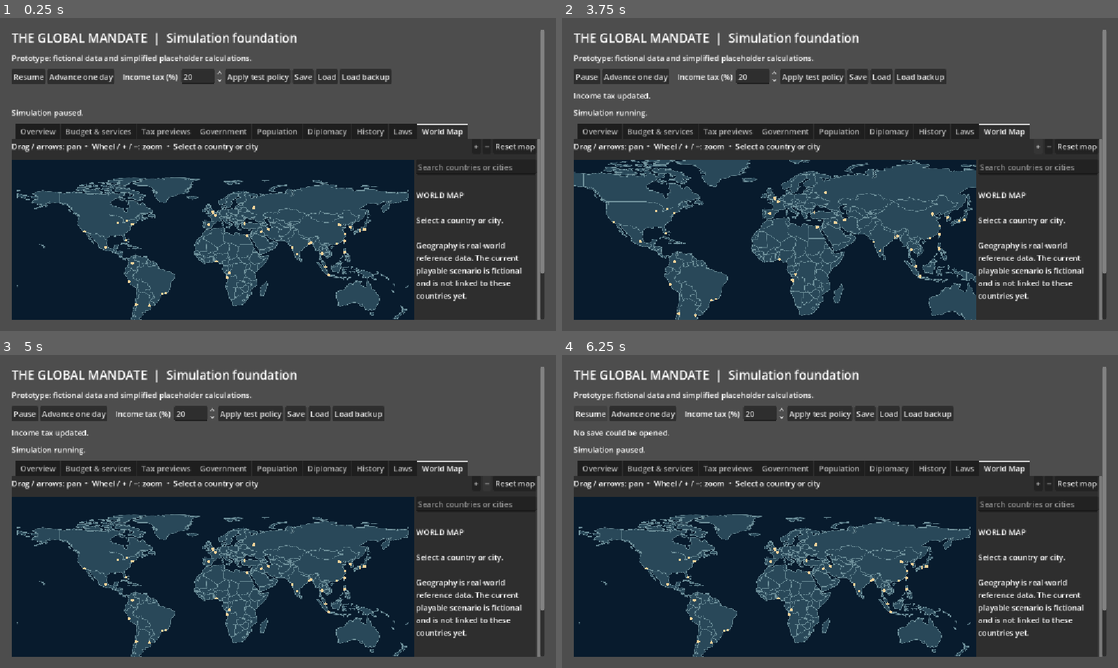
Above: before the commit, frames 1-4 (two rows, left to right).
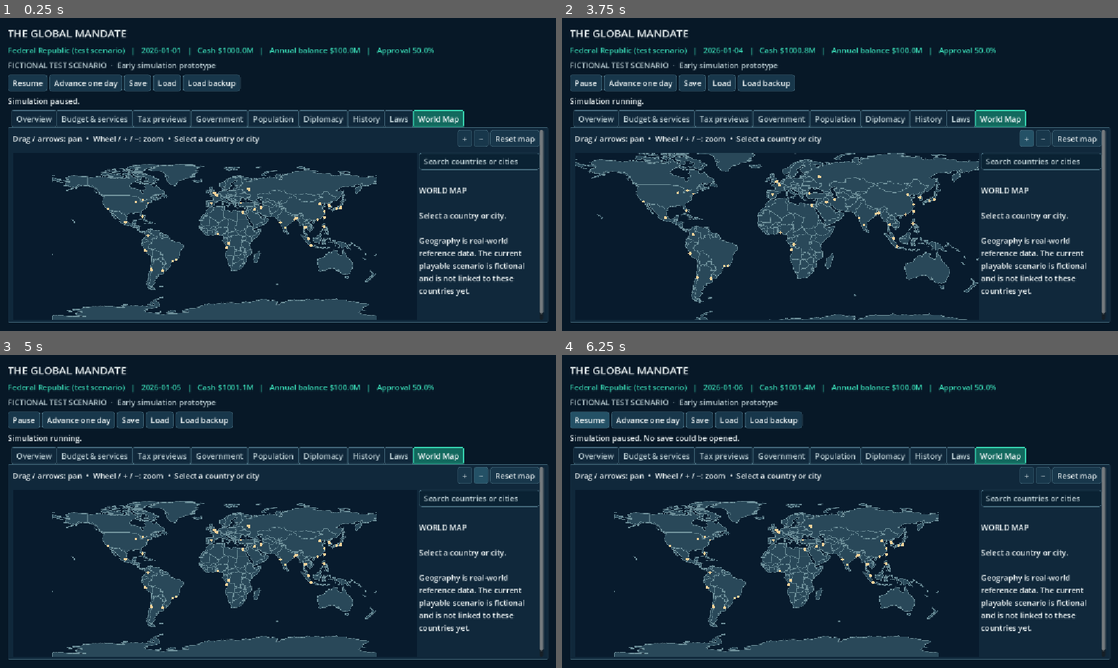
Above: after the commit, the same moments.

Repository: bhavishyadash/the-global-mandate
Game: Godot game, scene res://main.tscn
Two runs of this game, one before a commit and one after it. Both use one fixed random seed, a clock stepped at 60 frames per second and the inputs below.
Inputs (mouse positions are in pixels of both pictures, inside the frame that each line leads up to):
- Up to frame 1 (0.25 s): no input
- Up to frame 2 (3.75 s): click (817, 77) at 0.5 s, where only the run before the commit has a clickable "Apply test policy"; click "Resume" at 1.25 s; click (812, 77) at 2 s, where only the run before the commit has a clickable "Apply test policy"; click "Advance one day" at 2.75 s; click "+" at 3.5 s
- Up to frame 3 (5 s): click "−" at 4.25 s
- Up to frame 4 (6.25 s): click "Load backup" at 5 s; click "Pause" at 5.75 s

The runs differ from the first frame. In frame 1, 77% of the frame differs, in the area x 0-100%, y 0-100%; in frame 2, 77%; in frame 3, 77%; in frame 4, 77%.

Commit message:
Add navy and teal government interface theme

Diff:
--- a/tests/ui_test.gd
+++ b/tests/ui_test.gd
@@ -9,6 +9,7 @@
 	root.add_child(screen)
 	screen.set_process(false)
 	assert(screen.dashboard_tabs.get_tab_count() == 9)
+	assert("2026-01-01" in screen.government_status.text and "Approval 50.0%" in screen.government_status.text)
 	assert(screen.dashboard_tabs.get_tab_title(8) == "World Map")
 	assert(screen.world_map.load_error.is_empty() and screen.world_map.countries.size() >= 170)
 	screen.world_map.size = Vector2(1000, 500)
@@ -99,6 +100,7 @@
 	assert(is_equal_approx(screen.world.country.income_tax_rate, 0.20))
 	screen._apply_tax()
 	assert(is_equal_approx(screen.world.country.approval, 8.0))
+	assert("Approval 8.0%" in screen.government_status.text)
 	screen.additional_tax.value = 10
 	assert("CONSUMPTION" in screen.additional_tax_preview.text)
 	assert(is_zero_approx(screen.world.country.consumption_tax_rate))
--- /dev/null
+++ b/ui/government_theme.gd
@@ -0,0 +1,60 @@
+extends RefCounted
+
+const BACKGROUND := Color("071827")
+const PANEL := Color("10283b")
+const SURFACE := Color("18374b")
+const BORDER := Color("426779")
+const TEXT := Color("edf4f5")
+const MUTED := Color("b7cad0")
+const ACCENT := Color("37d3b0")
+
+static func _box(fill: Color, border: Color = BORDER, radius: int = 5) -> StyleBoxFlat:
+	var style := StyleBoxFlat.new()
+	style.bg_color = fill
+	style.border_color = border
+	style.set_border_width_all(1)
+	style.set_corner_radius_all(radius)
+	style.content_margin_left = 10
+	style.content_margin_right = 10
+	style.content_margin_top = 6
+	style.content_margin_bottom = 6
+	return style
+
+static func create() -> Theme:
+	var theme := Theme.new()
+	theme.default_font_size = 16
+	theme.set_color("font_color", "Label", TEXT)
+	for type in ["Button", "OptionButton"]:
+		for state in ["normal", "hover", "pressed", "disabled"]:
+			var fill := SURFACE
+			if state == "hover":
+				fill = Color("245166")
+			elif state == "pressed":
+				fill = Color("12695e")
+			elif state == "disabled":
+				fill = Color("1b303b")
+			theme.set_stylebox(state, type, _box(fill))
+		for item in ["font_color", "font_hover_color", "font_pressed_color", "font_focus_color"]:
+			theme.set_color(item, type, TEXT)
+		theme.set_color("font_disabled_color", type, MUTED.darkened(0.25))
+	var focus := _box(Color(0, 0, 0, 0), ACCENT)
+	focus.draw_center = false
+	focus.set_border_width_all(2)
+	theme.set_stylebox("focus", "Button", focus)
+	theme.set_stylebox("focus", "LineEdit", focus)
+	for type in ["LineEdit", "TextEdit"]:
+		theme.set_stylebox("normal", type, _box(Color("0a2233")))
+		theme.set_color("font_color", type, TEXT)
+		theme.set_color("font_placeholder_color", type, MUTED)
+	theme.set_stylebox("panel", "ItemList", _box(Color("0a2233")))
+	theme.set_stylebox("selected", "ItemList", _box(Color("15594f"), ACCENT))
+	theme.set_color("font_color", "ItemList", TEXT)
+	theme.set_color("font_selected_color", "ItemList", TEXT)
+	theme.set_stylebox("panel", "TabContainer", _box(PANEL, BORDER, 2))
+	theme.set_stylebox("tab_unselected", "TabContainer", _box(Color("10283b"), BORDER, 2))
+	theme.set_stylebox("tab_hovered", "TabContainer", _box(Color("234b5b"), ACCENT, 2))
+	theme.set_stylebox("tab_selected", "TabContainer", _box(Color("12695e"), ACCENT, 2))
+	theme.set_color("font_selected_color", "TabContainer", TEXT)
+	theme.set_color("font_unselected_color", "TabContainer", MUTED)
+	theme.set_color("font_hovered_color", "TabContainer", TEXT)
+	return theme
--- a/ui/main.gd
+++ b/ui/main.gd
@@ -4,6 +4,7 @@
 const Decisions = preload("res://simulation/decisions.gd")
 const Diagnostics = preload("res://simulation/diagnostics.gd")
 const WorldMap = preload("res://ui/world_map.gd")
+const GovernmentTheme = preload("res://ui/government_theme.gd")
 const SCENARIOS := [
 	{"id": "test_republic", "name": "Federal Republic (fictional)", "path": "res://data/scenarios/test_republic.json"},
 	{"id": "coastal_test", "name": "Coastal Republic (fictional)", "path": "res://data/scenarios/coastal_test.json"},
@@ -55,9 +56,16 @@
 var map_search: LineEdit
 var map_results: ItemList
 var map_search_status: Label
+var government_status: Label
 const SAVE_PATH := "user://prototype_save.json"
 
 func _ready() -> void:
+	theme = GovernmentTheme.create()
+	var background := ColorRect.new()
+	background.color = GovernmentTheme.BACKGROUND
+	background.set_anchors_and_offsets_preset(Control.PRESET_FULL_RECT)
+	background.mouse_filter = Control.MOUSE_FILTER_IGNORE
+	add_child(background)
 	if not world.initialization_error.is_empty():
 		var failure := Label.new()
 		failure.text = "Cannot start: the default scenario is missing or invalid. " + world.initialization_error
@@ -68,20 +76,25 @@
 	var margin := MarginContainer.new()
 	margin.set_anchors_and_offsets_preset(Control.PRESET_FULL_RECT)
 	for edge in ["margin_left", "margin_top", "margin_right", "margin_bottom"]:
-		margin.add_theme_constant_override(edge, 24)
+		margin.add_theme_constant_override(edge, 16)
 	add_child(margin)
 	var scroll := ScrollContainer.new()
 	margin.add_child(scroll)
 	var layout := VBoxContainer.new()
 	layout.size_flags_horizontal = Control.SIZE_EXPAND_FILL
-	layout.add_theme_constant_override("separation", 12)
+	layout.add_theme_constant_override("separation", 8)
 	scroll.add_child(layout)
 	var title := Label.new()
-	title.text = "THE GLOBAL MANDATE  |  Simulation foundation"
-	title.add_theme_font_size_override("font_size", 25)
+	title.text = "THE GLOBAL MANDATE"
+	title.add_theme_font_size_override("font_size", 22)
 	layout.add_child(title)
+	government_status = Label.new()
+	government_status.autowrap_mode = TextServer.AUTOWRAP_WORD_SMART
+	government_status.add_theme_color_override("font_color", GovernmentTheme.ACCENT)
+	layout.add_child(government_status)
 	var notice := Label.new()
-	notice.text = "Prototype: fictional data and simplified placeholder calculations."
+	notice.text = "FICTIONAL TEST SCENARIO  ·  Early simulation prototype"
+	notice.add_theme_color_override("font_color", GovernmentTheme.MUTED)
 	layout.add_child(notice)
 	summary = Label.new()
 	layout.add_child(summary)
@@ -96,7 +109,7 @@
 	next_day.pressed.connect(_advance_day)
 	controls.add_child(next_day)
 	var tax_label := Label.new()
-	tax_label.text = "   Income tax (%) "
+	tax_label.text = "Income tax (%) "
 	controls.add_child(tax_label)
 	tax = SpinBox.new()
 	tax.min_value = 0.0
@@ -105,7 +118,7 @@
 	tax.value = 20.0
 	controls.add_child(tax)
 	var apply := Button.new()
-	apply.text = "Apply test policy"
+	apply.text = "Apply income tax"
 	apply.pressed.connect(_apply_tax)
 	controls.add_child(apply)
 	var save_button := Button.new()
@@ -120,6 +133,10 @@
 	backup_button.text = "Load backup"
 	backup_button.pressed.connect(_load_backup)
 	controls.add_child(backup_button)
+	var income_controls := HBoxContainer.new()
+	layout.add_child(income_controls)
+	for node in [tax_label, tax, apply]:
+		node.reparent(income_controls)
 	var budget_controls := HBoxContainer.new()
 	layout.add_child(budget_controls)
 	var spending_label := Label.new()
@@ -174,10 +191,13 @@
 	additional_tax_button.text = "Apply selected tax (%)"
 	additional_tax_button.pressed.connect(_apply_additional_tax)
 	tax_controls.add_child(additional_tax_button)
+	var status_row := HBoxContainer.new()
+	layout.add_child(status_row)
+	speed_status = Label.new()
+	status_row.add_child(speed_status)
 	status = Label.new()
-	layout.add_child(status)
-	speed_status = Label.new()
-	layout.add_child(speed_status)
+	status.size_flags_horizontal = Control.SIZE_EXPAND_FILL
+	status_row.add_child(status)
 	explanation = Label.new()
 	explanation.autowrap_mode = TextServer.AUTOWRAP_WORD_SMART
 	explanation.text = "Balance = revenue minus categories, policy costs and debt interest. Deficits use cash then borrow; surpluses repay debt then add cash. Category funding gradually affects service conditions and approval in the fictional test model. Resetting the total restores initial shares."
@@ -239,7 +259,7 @@
 	# Keep the clock, income tax and save controls visible while grouping the
 	# growing decision panels into independently scrollable sections.
 	dashboard_tabs = TabContainer.new()
-	dashboard_tabs.custom_minimum_size = Vector2(0, 520)
+	dashboard_tabs.custom_minimum_size = Vector2(0, 440)
 	dashboard_tabs.size_flags_horizontal = Control.SIZE_EXPAND_FILL
 	dashboard_tabs.size_flags_vertical = Control.SIZE_EXPAND_FILL
 	layout.add_child(dashboard_tabs)
@@ -335,7 +355,7 @@
 	comparison_label.autowrap_mode = TextServer.AUTOWRAP_WORD_SMART
 	comparison_label.text = "Comparison uses the entered income tax, total budget, and selected additional tax from Tax previews; it does not apply them."
 	finances.add_child(comparison_label)
-	for node in [tax_controls, tax_preview, additional_tax_preview]:
+	for node in [income_controls, tax_controls, tax_preview, additional_tax_preview]:
 		node.reparent(taxes)
 	for node in [politics_summary, political_controls, directive_controls, directive_summary]:
 		node.reparent(government)
@@ -708,6 +728,7 @@
 	_update_speed_status()
 	var c: Dictionary = world.country
 	var d: Dictionary = world.date
+	government_status.text = "%s   |   %04d-%02d-%02d   |   Cash $%.1fM   |   Annual balance $%.1fM   |   Approval %.1f%%" % [c.name, d.year, d.month, d.day, c.treasury / 1000000.0, world.annual_balance() / 1000000.0, c.approval]
 	summary.text = "%s\nDate: %04d-%02d-%02d\nPopulation: %d\nCash: $%.0f  |  Debt: $%.0f\nAnnual revenue: $%.0f   |   Cat …(423 unchanged characters)…
 	var budget_lines := PackedStringArray(["ANNUAL CATEGORY SPENDING"])
 	var consumption_revenue: float = world.additional_tax_revenue("consumption")
--- a/ui/world_map.gd
+++ b/ui/world_map.gd
@@ -24,7 +24,7 @@
 	clip_contents = true
 	mouse_filter = Control.MOUSE_FILTER_STOP
 	focus_mode = Control.FOCUS_ALL
-	custom_minimum_size = Vector2(0, 450)
+	custom_minimum_size = Vector2(0, 360)
 	load_error = load_map()
 	queue_redraw()
 
Not shown, added: ui/government_theme.gd.uid
Not shown, changed: docs/GAME_DEVELOPMENT_REPORT.md
Not shown, changed: docs/SESSION_77.md
